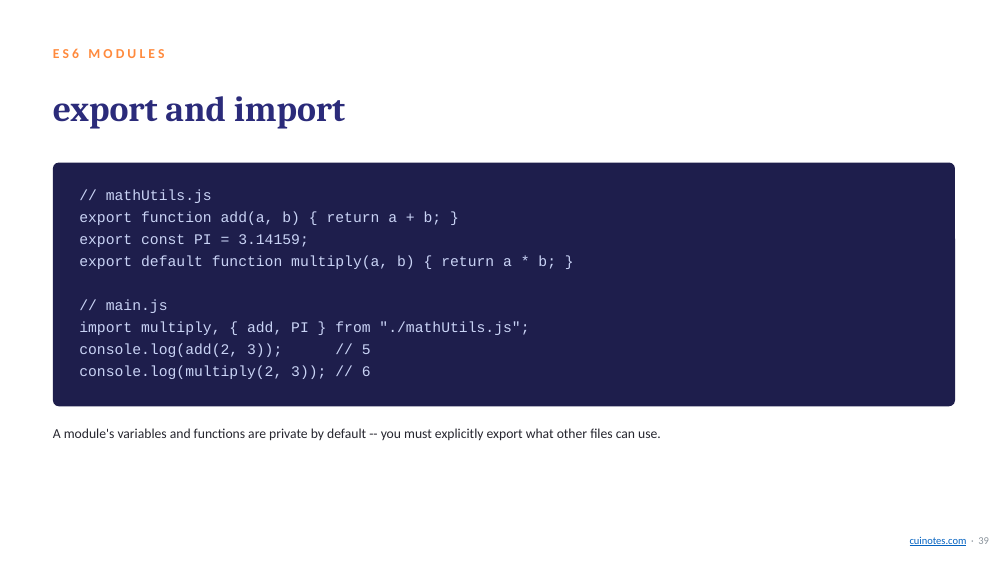
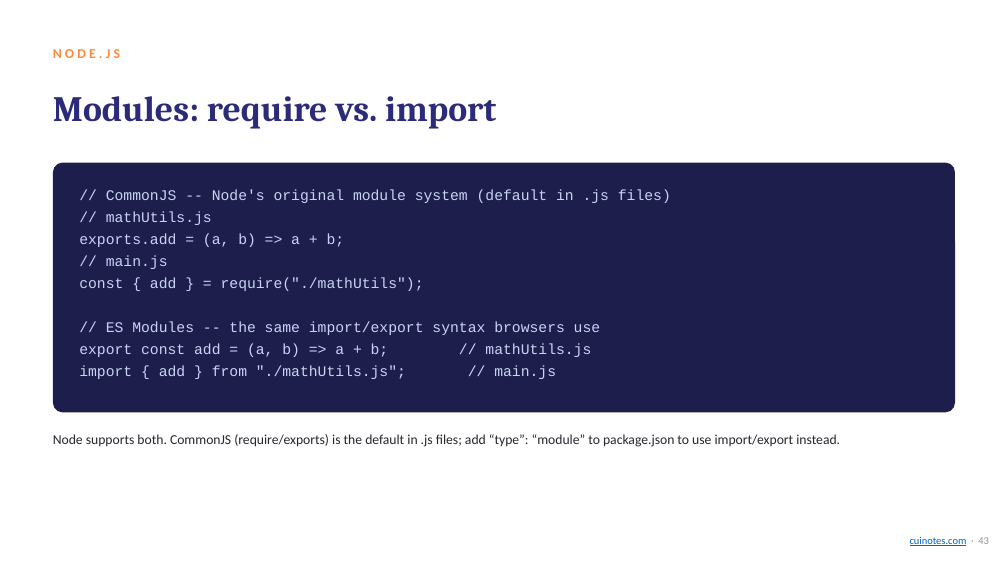
Before and after one commit to mua22/mern-web-book, a slide deck: slide 43 of slides/CSC336-Lecture-11-Core-JavaScript-ES6.pptx (slide 39 before the commit). Drawn at 1008x567 pixels with LibreOffice and Linux fonts; fonts in the diff are those of the drawing. Boxes give left, top, right and bottom in pixels: in the first picture for what was removed or moved away, otherwise in the second. Text is boxed around its words. In the diff, an @@ line names an element or a change of style, - is before the commit and + after.

```diff
--- a/slides/CSC336-Lecture-11-Core-JavaScript-ES6.pptx
+++ b/slides/CSC336-Lecture-11-Core-JavaScript-ES6.pptx
@@ text at [53,49,120,58]: text changed @@
-ES6 MODULES
+NODE.JS
@@ text at [53,96,496,129]: text changed @@
-export and import
+Modules: require vs. import
@@ rounded rectangle: place and size @@
-rounded rectangle at [53,163,955,407]
+rounded rectangle at [53,163,955,413]
@@ rounded rectangle at [53,163,955,413]: proportions changed @@
@@ text at [106,189,671,203]: paragraph added @@
+// CommonJS -- Node's original module system (default in .js files)
@@ text at [79,233,345,247]: text changed @@
-export function add(a, b) { return a + b; }
-export const PI = 3.14159;
-export default function multiply(a, b) { return a * b; }
+exports.add = (a, b) => a + b;
@@ text at [79,278,600,379]: text changed @@
-import multiply, { add, PI } from "./mathUtils.js";
-console.log(add(2, 3)); // 5
-console.log(multiply(2, 3)); // 6
+const { add } = require("./mathUtils");
+// ES Modules -- the same import/export syntax browsers use
+export const add = (a, b) => a + b; // mathUtils.js
+import { add } from "./mathUtils.js"; // main.js
@@ text removed at [53,428,661,441] @@
-A module's variables and functions are private by default -- you must explicitly export what other files can use.
@@ text added at [53,434,840,447], 13 pt, text #26262F @@
+Node supports both. CommonJS (require/exports) is the default in .js files; add “type”: “module” to package.json to use import/export instead.
@@ text at [910,537,989,546]: text changed @@
-cuinotes.com · 39
+cuinotes.com · 43
```
Also in this commit, not shown: 9 other slides changed, 4 slides added, 1 slide removed, 1 other file.
